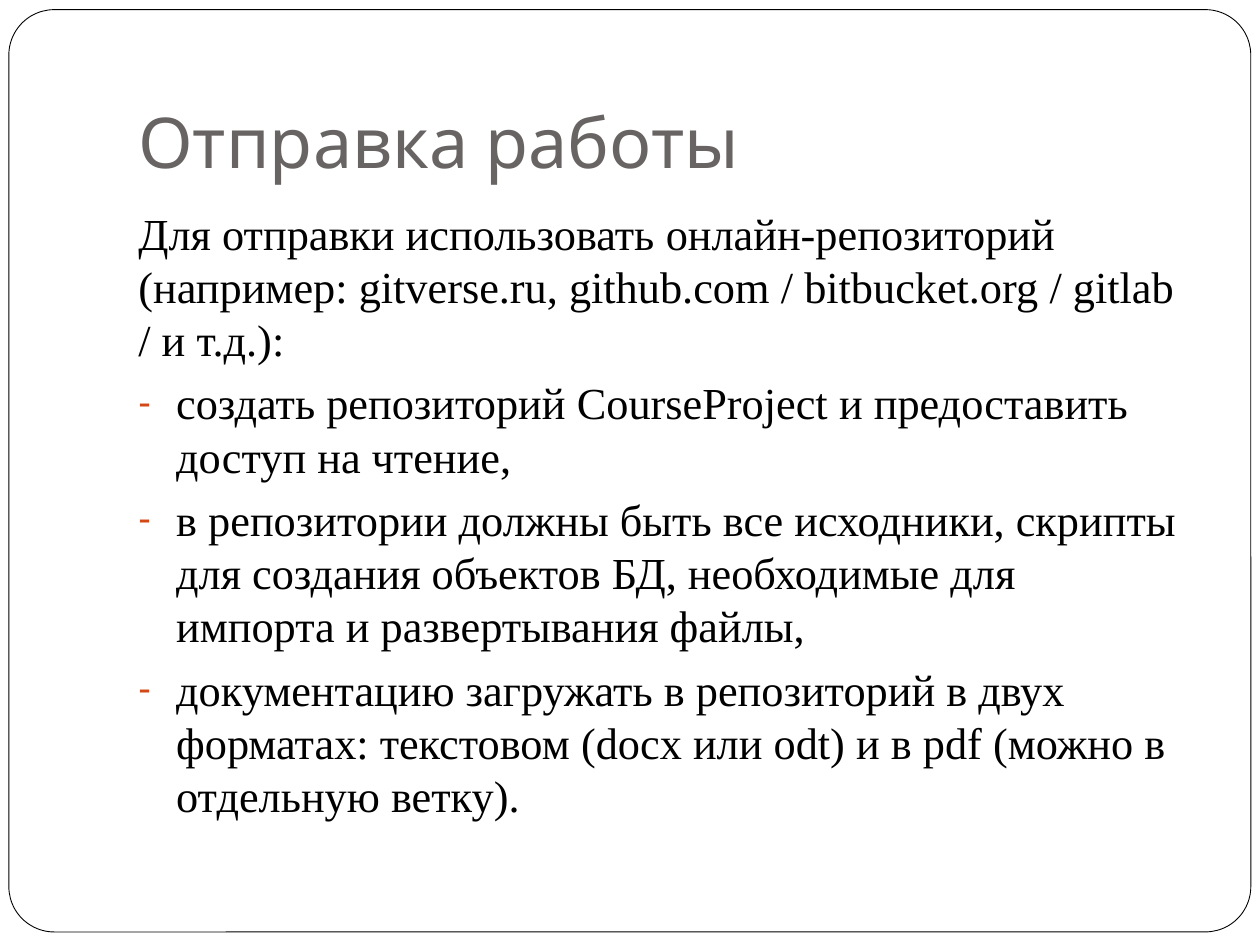
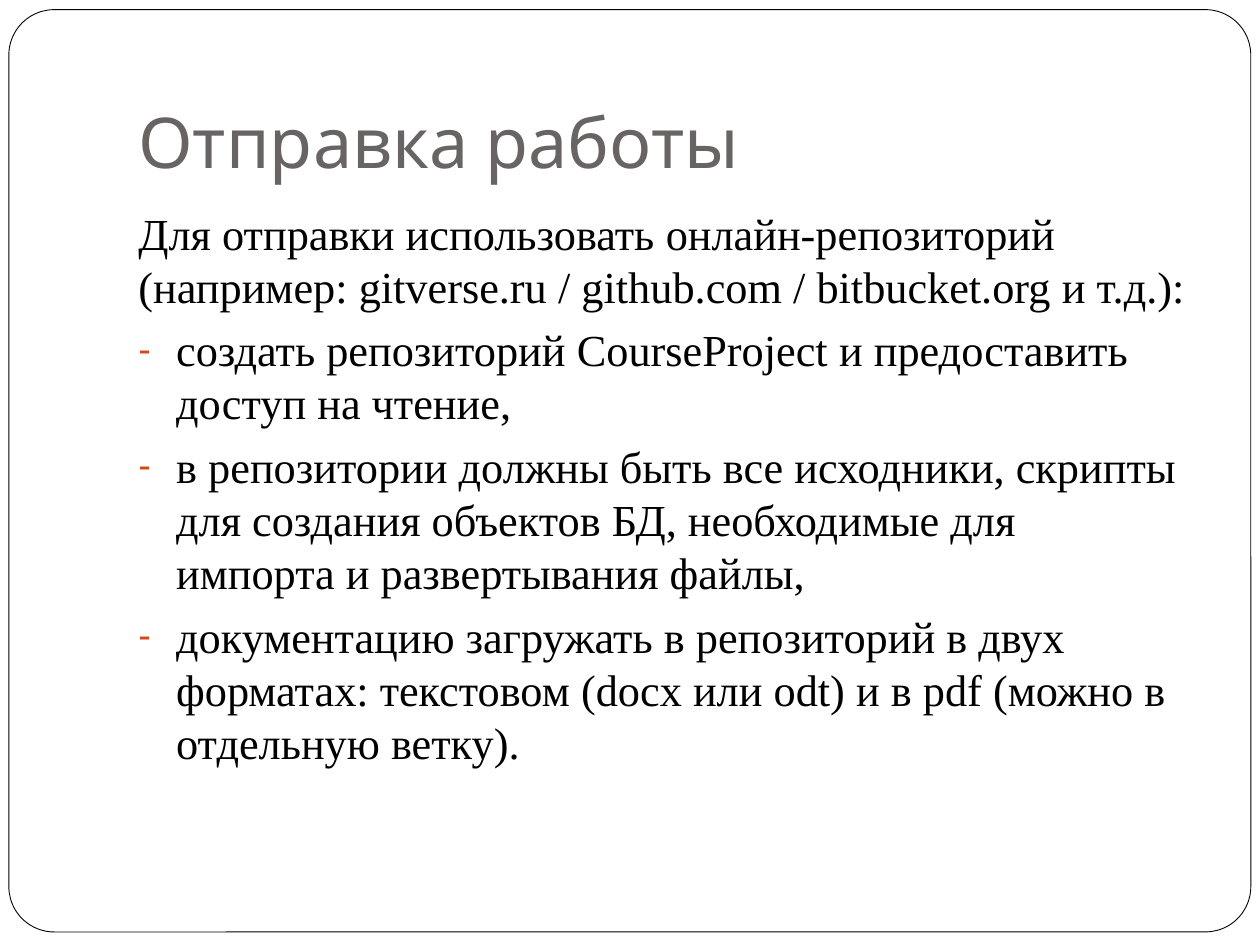
Before and after one commit to kijonne/kyrsovou, a slide deck: slide 12 of Курсовое проектирование 2026.pptx. Drawn at 1260x945 pixels with LibreOffice and Linux fonts; fonts in the diff are those of the drawing. Boxes give left, top, right and bottom in pixels: in the first picture for what was removed or moved away, otherwise in the second. Text is boxed around its words. In the diff, an @@ line names an element or a change of style, - is before the commit and + after.

```diff
--- a/Курсовое проектирование 2026.pptx
+++ b/Курсовое проектирование 2026.pptx
@@ text at (138, 219, 1185, 312): text changed @@
-Для отправки использовать онлайн-репозиторий (например: gitverse.ru, github.com / bitbucket.org / gitlab / и т.д.):
+Для отправки использовать онлайн-репозиторий (например: gitverse.ru / github.com / bitbucket.org и т.д.):
```
Also in this commit, not shown: 4 other slides changed, 1 slide removed, 2 other files.
